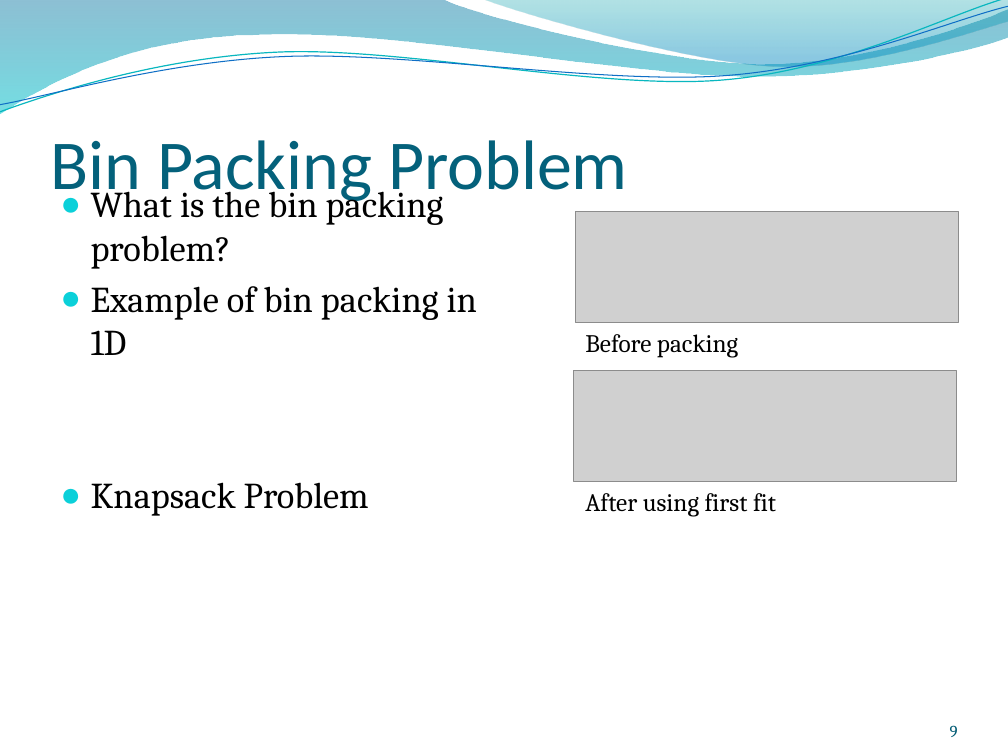
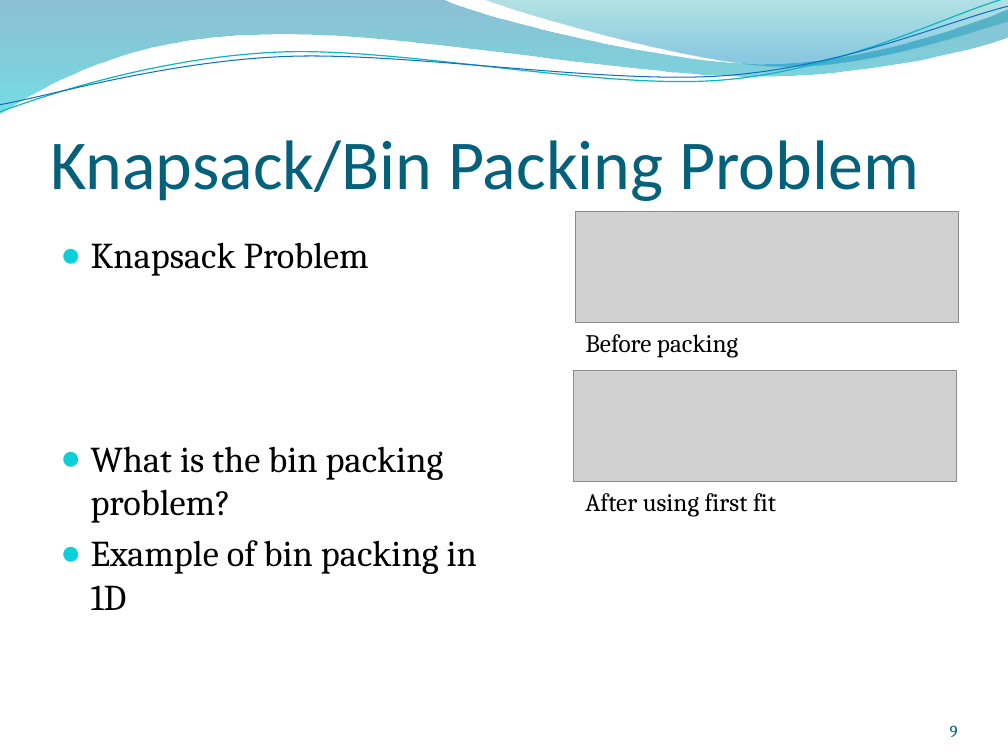
Before and after one commit to montelongoj/p2-b130-aau-2011, a slide deck: slide 9 of P2 project Bag Packer Program.pptx. Drawn at 1008x756 pixels with LibreOffice and Linux fonts; fonts in the diff are those of the drawing; grey boxes stand for pictures; background and template pictures are left out. Boxes give left, top, right and bottom in pixels: in the first picture for what was removed or moved away, otherwise in the second. Text is boxed around its words. In the diff, an @@ line names an element or a change of style, - is before the commit and + after.

```diff
--- a/P2 project Bag Packer Program.pptx
+++ b/P2 project Bag Packer Program.pptx
@@ title at (x1=50, y1=140, x2=919, y2=201): text changed @@
-Bin Packing Problem
+Knapsack/Bin Packing Problem
@@ text at (x1=91, y1=242, x2=369, y2=276): paragraph added @@
+● Knapsack Problem
@@ text at (x1=91, y1=482, x2=369, y2=516): paragraph removed @@
-● Knapsack Problem
```
